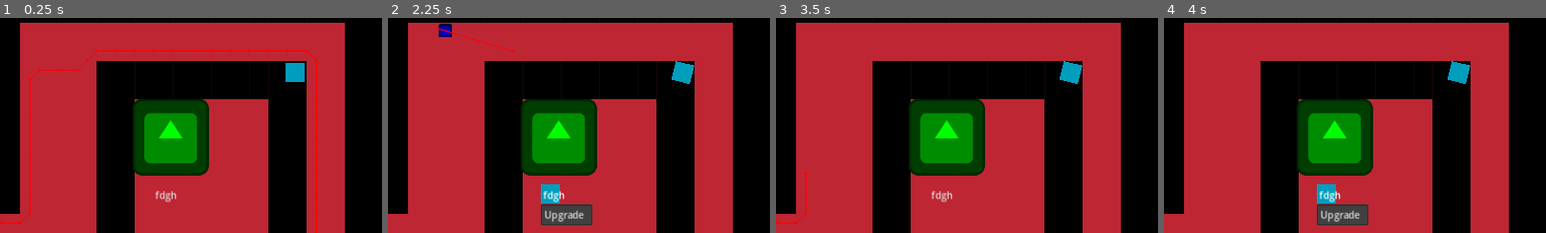
Above: before the commit, frames 1-4 (left to right).
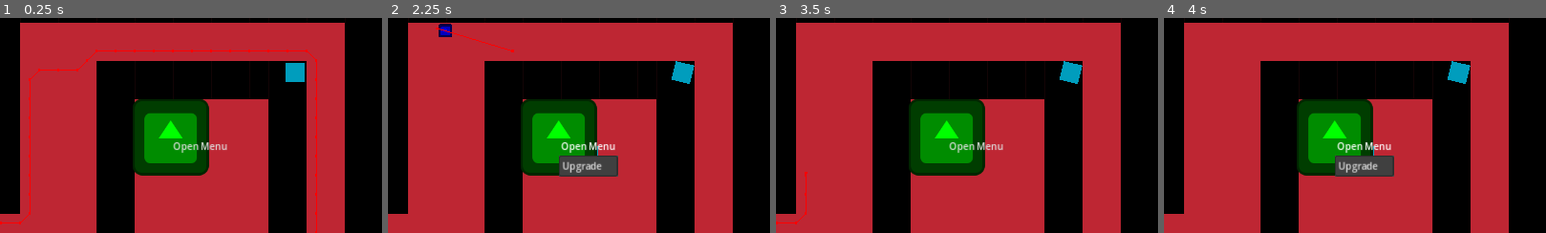
Above: after the commit, the same moments.

Repository: Jon-Hudak/TowerOffense
Game: Godot game, scene res://main.tscn
Same seed, same stepped clock (60 frames per second), same inputs: the game is played once before the commit and once after it. The engine's default icon, where the game draws it, is replaced by a stand-in: a white triangle on a blue panel in a dark square.
Inputs:
- Up to frame 1 (0.25 s): no input
- Up to frame 2 (2.25 s): click "fdgh" (after the commit: "Open Menu") at 0.5 s; click "TURRET" at 1.25 s; click "fdgh" (after the commit: "Open Menu") at 2 s
- Up to frame 3 (3.5 s): click "TURRET" at 2.75 s
- Up to frame 4 (4 s): click "fdgh" (after the commit: "Open Menu") at 3.5 s
The pictures show only the part of the screen within x 50-100%, y 28-78%; the shares and areas given below are measured in that part.

The runs differ from the first frame. In frame 1, 0.5% of the frame differs, in the area x 40-60%, y 57-86%; in frame 2, 3.7%, in the area x 40-61%, y 57-97%; in frame 3, 0.5%; in frame 4, 3.7%.

Commit message:
wip: spawner

Diff:
--- a/CreepSpawner.gd
+++ b/CreepSpawner.gd
@@ -12,13 +12,13 @@
 
 func _ready():
 	spawn_timer.start(get_spawn_rate())
-	popup_menu.connect("id_pressed", on_id_pressed)
-
+	popup_menu.get_popup().connect("index_pressed", on_id_pressed)
+	popup_menu.get_popup().hide_on_item_selection = false
 
 
 func _process(delta):
+	pass
 
-	pass
 
 
 func _on_spawn_timer_timeout():
@@ -36,14 +36,16 @@
 
 
 
-func _on_upgrade_button_pressed():
+func upgrade_spawner():
 	level+=1
 
 
 
-func _on_input_event(viewport, event, shape_idx):
-	if event.button_mask == 1:
-		menu_panel.set_visible(true)
+#func _on_input_event(viewport, event, shape_idx):
+	#if event.button_mask == 1:
+		#menu_panel.set_visible(true)
 
 func on_id_pressed(id):
-	print(id)
+	if id == 0: #0 is upgrade button
+
+		upgrade_spawner()
--- a/main.tscn
+++ b/main.tscn
@@ -163,11 +163,7 @@
 one_shot = true
 
 [node name="PopupMenu" type="MenuButton" parent="CreepSpawner"]
-offset_left = -30.0
-offset_top = 82.0
-offset_right = -22.0
-offset_bottom = 90.0
-text = "fdgh"
+text = "Open Menu"
 item_count = 1
 popup/item_0/text = "Upgrade"
 popup/item_0/id = 0
@@ -242,6 +238,5 @@
 [connection signal="input_event" from="CreepSpawner" to="CreepSpawner" method="_on_input_event"]
 [connection signal="timeout" from="CreepSpawner/SpawnTimer" to="." method="_on_spawn_timer_timeout"]
 [connection signal="timeout" from="CreepSpawner/SpawnTimer" to="CreepSpawner" method="_on_spawn_timer_timeout"]
-[connection signal="pressed" from="CreepSpawner/PopupMenu" to="CreepSpawner" method="_on_popup_menu_pressed"]
 [connection signal="pressed" from="CreepSpawner/PopupMenu/UpgradeButton" to="CreepSpawner" method="_on_upgrade_button_pressed"]
 [connection signal="pressed" from="CanvasLayer/VBoxContainer/TurretButton" to="." method="_on_turret_button_pressed"]
